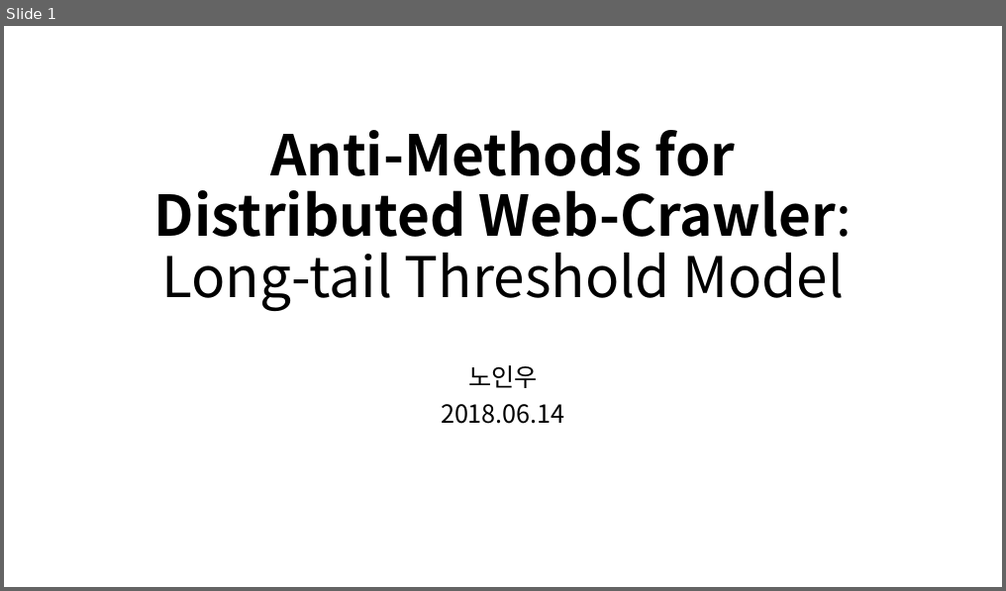
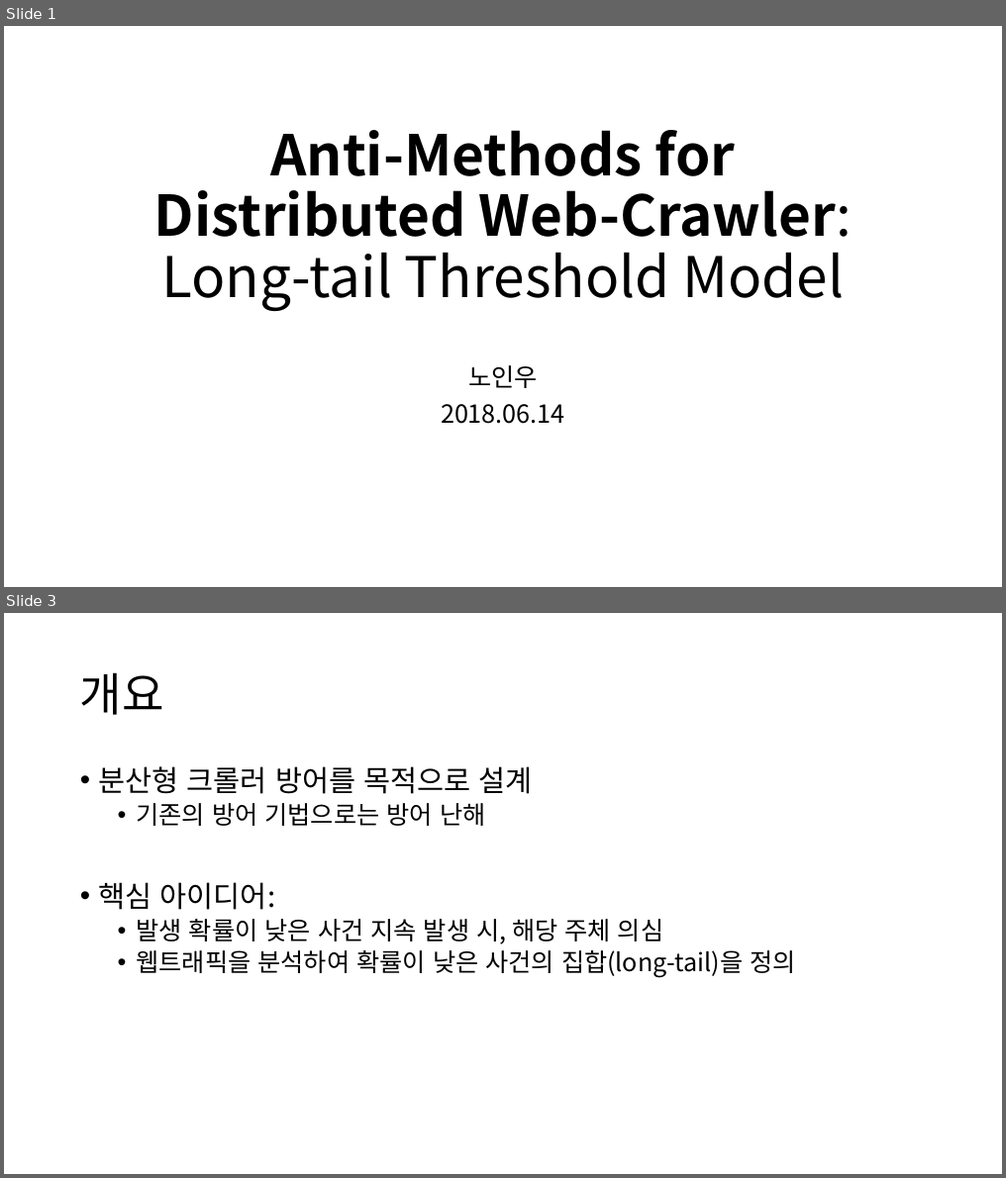
Before and after one commit to diemori/anti-crawler, a slide deck: 30_Presentation/AntiCrawlerLTM_노인우_20180611.pptx. Shown one above the other, each under a label of ours: slide 1 before the commit, slides 1 and 3 after it; the slides between them are not shown. The pictures are 1006x591 and 1006x1178 pixels, drawn with LibreOffice and Linux fonts; fonts in the diff are those of the drawing. Boxes give left, top, right and bottom in pixels: in the first picture for what was removed or moved away, otherwise in the second. Text is boxed around its words. In the diff, an @@ line names an element or a change of style, - is before the commit and + after.

```diff
--- a/30_Presentation/AntiCrawlerLTM_노인우_20180611.pptx
+++ b/30_Presentation/AntiCrawlerLTM_노인우_20180611.pptx
@@ slide 3 added at <box>4,613,1002,1174</box>, background #FFFFFF @@
@@ title added at <box>80,672,164,715</box>, 44 pt, text #000000 @@
+개요
@@ text added at <box>99,766,796,978</box>, 24 pt, text #000000 @@
+• 분산형 크롤러 방어를 목적으로 설계
+  • 기존의 방어 기법으로는 방어 난해
+• 핵심 아이디어:
+  • 발생 확률이 낮은 사건 지속 발생 시, 해당 주체 의심
+  • 웹트래픽을 분석하여 확률이 낮은 사건의 집합(long-tail)을 정의
```
Also in this commit, not shown: 5 other slides added, 10 other files.
